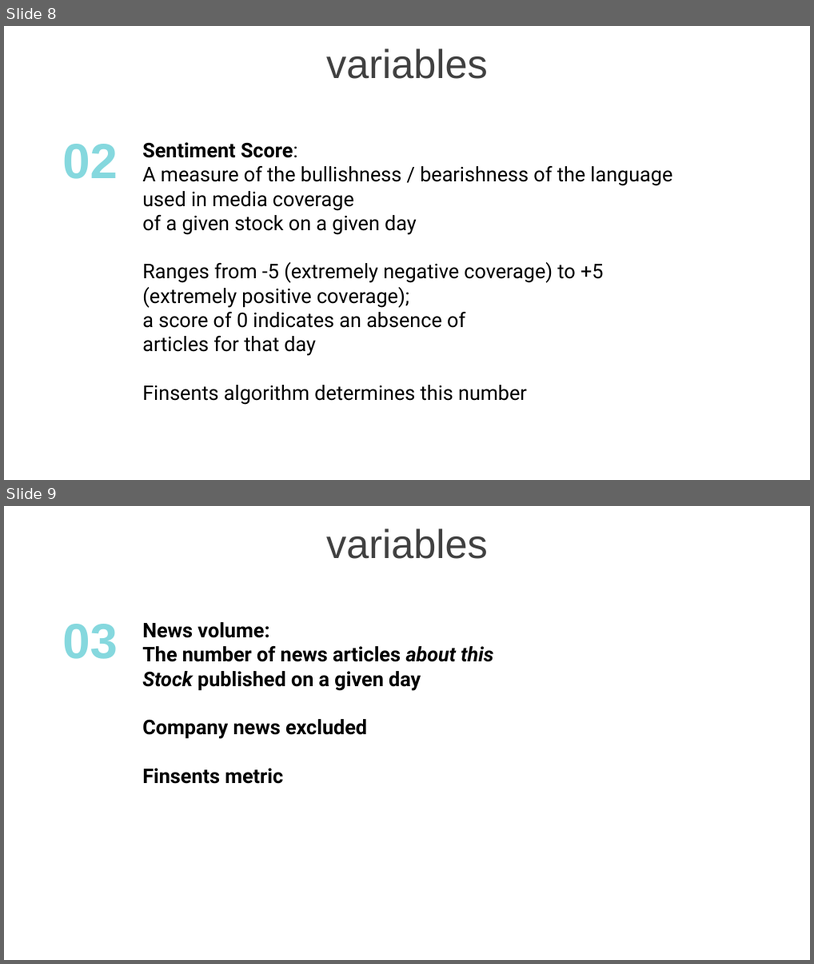
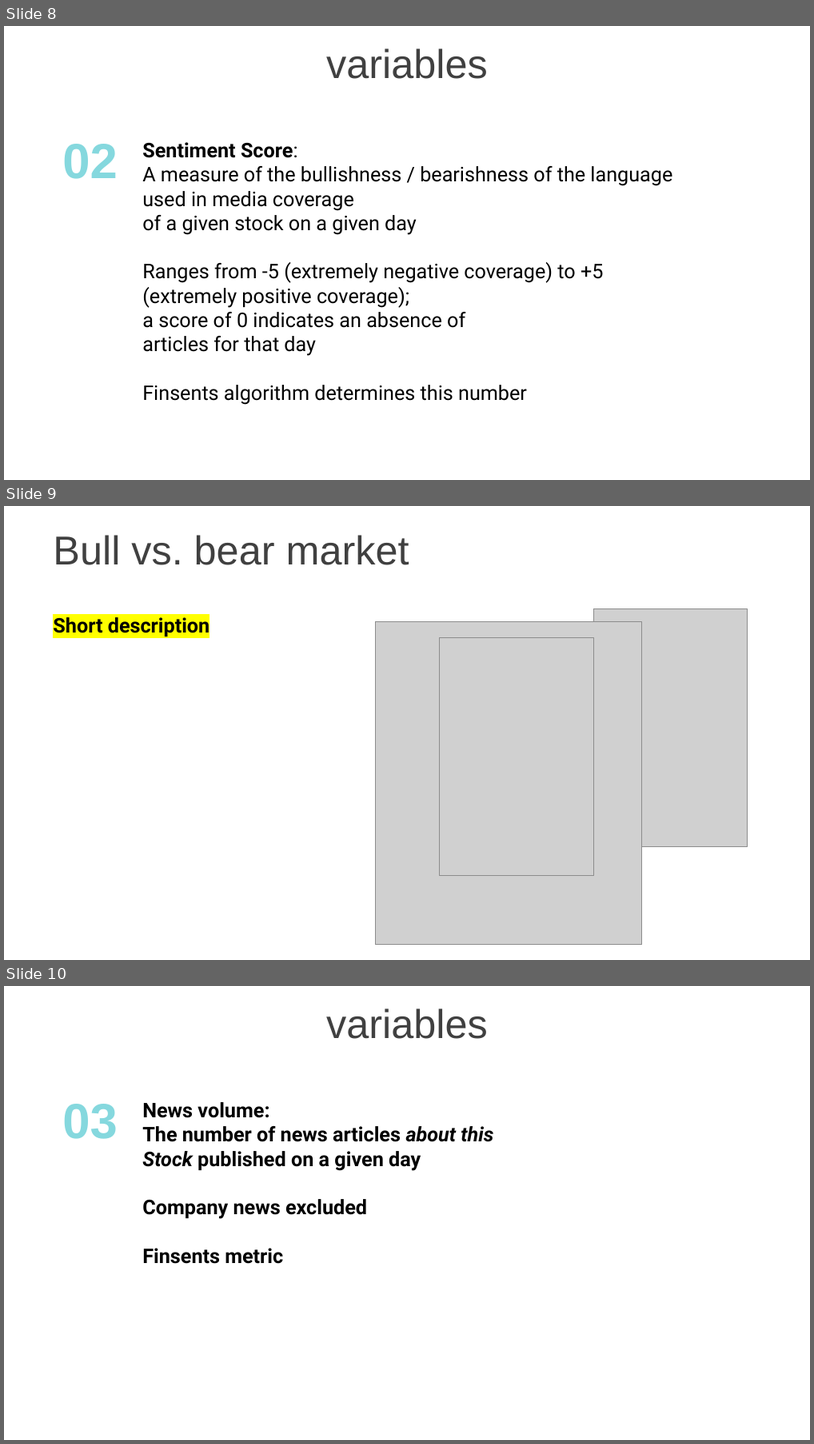
Before and after one commit to kamoakon/Project-One, a slide deck: project_one.pptx. Shown one above the other, each under a label of ours: slides 8 and 9 before the commit, slides 8, 9 and 10 after it. The pictures are 814x964 and 814x1444 pixels, drawn with LibreOffice and Linux fonts; fonts in the diff are those of the drawing; grey boxes stand for pictures; background and template pictures are left out. Boxes give left, top, right and bottom in pixels: in the first picture for what was removed or moved away, otherwise in the second. Text is boxed around its words. In the diff, an @@ line names an element or a change of style, - is before the commit and + after.

```diff
--- a/project_one.pptx
+++ b/project_one.pptx
@@ slide 9 added at [4, 506, 810, 960], background picture (left out) @@
@@ text added at [53, 535, 410, 565], 36 pt, text #404040 @@
+Bull vs. bear market
@@ text added at [53, 617, 210, 636], 18 pt, text #000000, bold @@
+Short description
@@ picture added at [376, 621, 642, 944] @@
@@ picture added at [594, 608, 747, 846] @@
@@ picture added at [440, 637, 594, 876] @@
@@ what was slide 9 is now slide 10 @@
```
Also in this commit, not shown: 3 slides changed.
